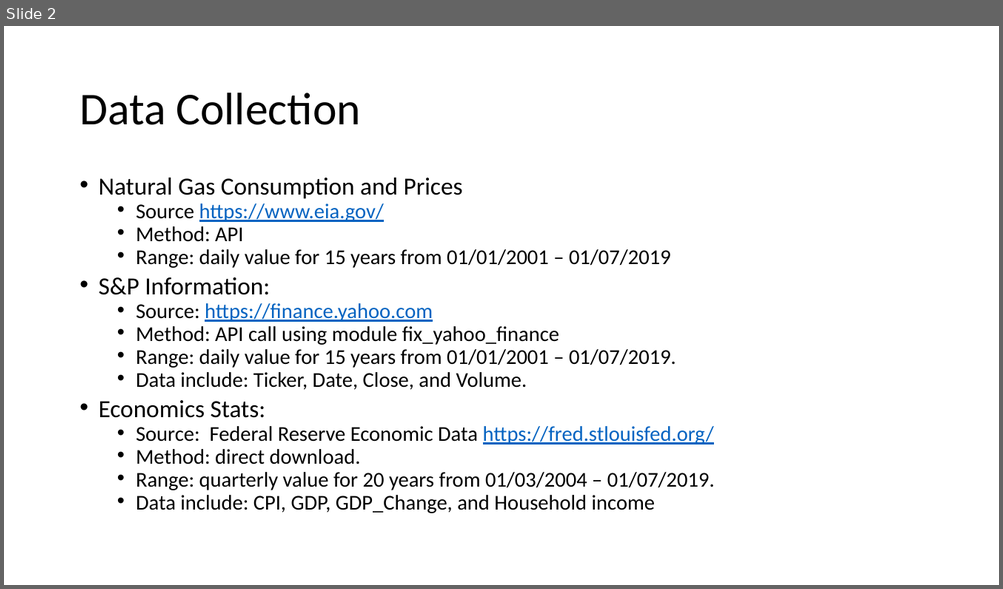
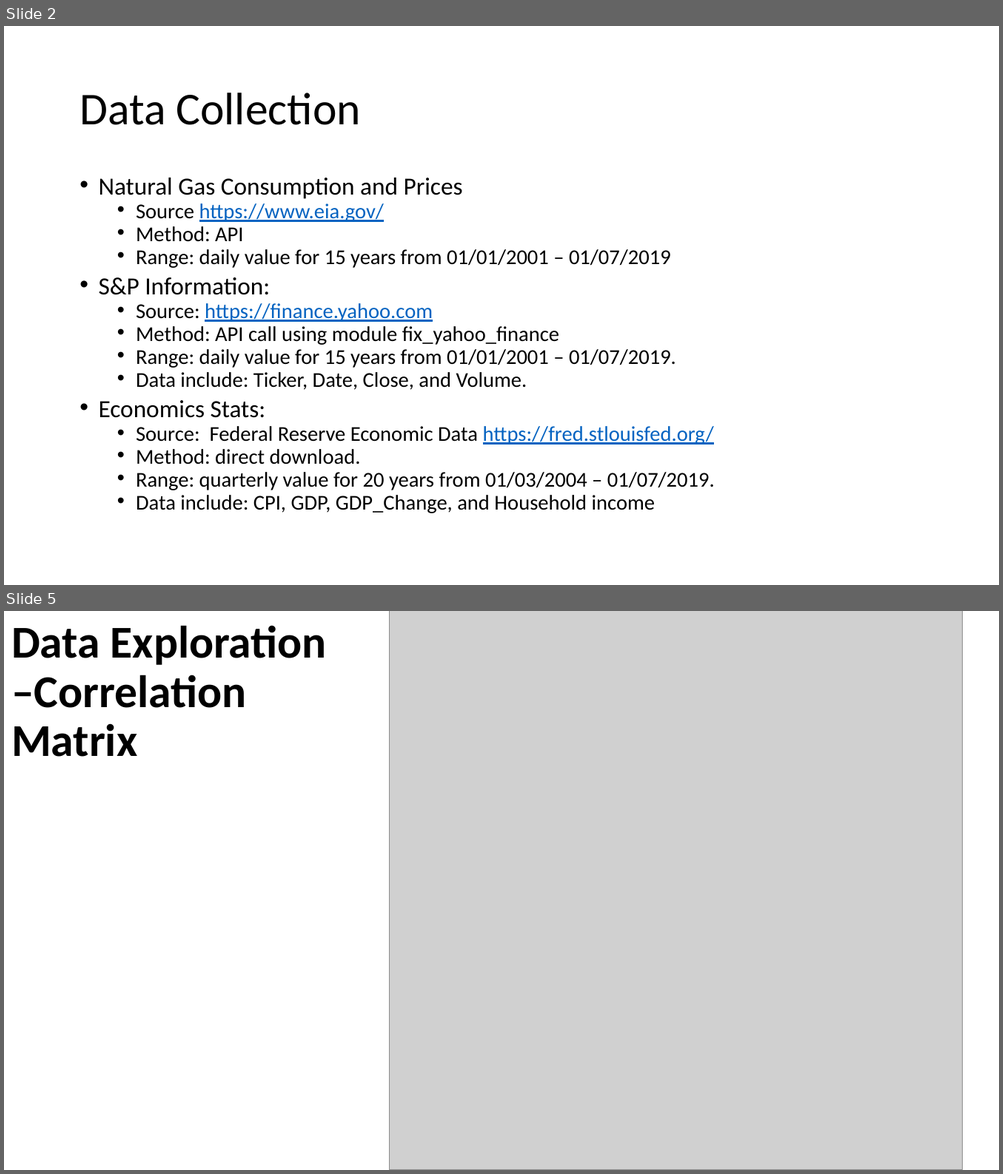
Before and after one commit to jwaliaga/NatGasDemandForcast, a slide deck: Docs/Methodology Presentation.pptx. Shown one above the other, each under a label of ours: slide 2 before the commit, slides 2 and 5 after it; the slides between them are not shown. The pictures are 1003x589 and 1003x1174 pixels, drawn with LibreOffice and Linux fonts; fonts in the diff are those of the drawing; grey boxes stand for pictures. Boxes give left, top, right and bottom in pixels: in the first picture for what was removed or moved away, otherwise in the second. Text is boxed around its words. In the diff, an @@ line names an element or a change of style, - is before the commit and + after.

```diff
--- a/Docs/Methodology Presentation.pptx
+++ b/Docs/Methodology Presentation.pptx
@@ slide 5 added at (4,611,999,1170), background #FFFFFF @@
@@ title added at (11,625,327,757), 44 pt, text #000000, bold @@
+Data Exploration –Correlation Matrix
@@ picture added at (389,611,962,1170) @@
```
Also in this commit, not shown: 1 slide changed, 5 other slides added, 1 slide removed, 32 other files.
